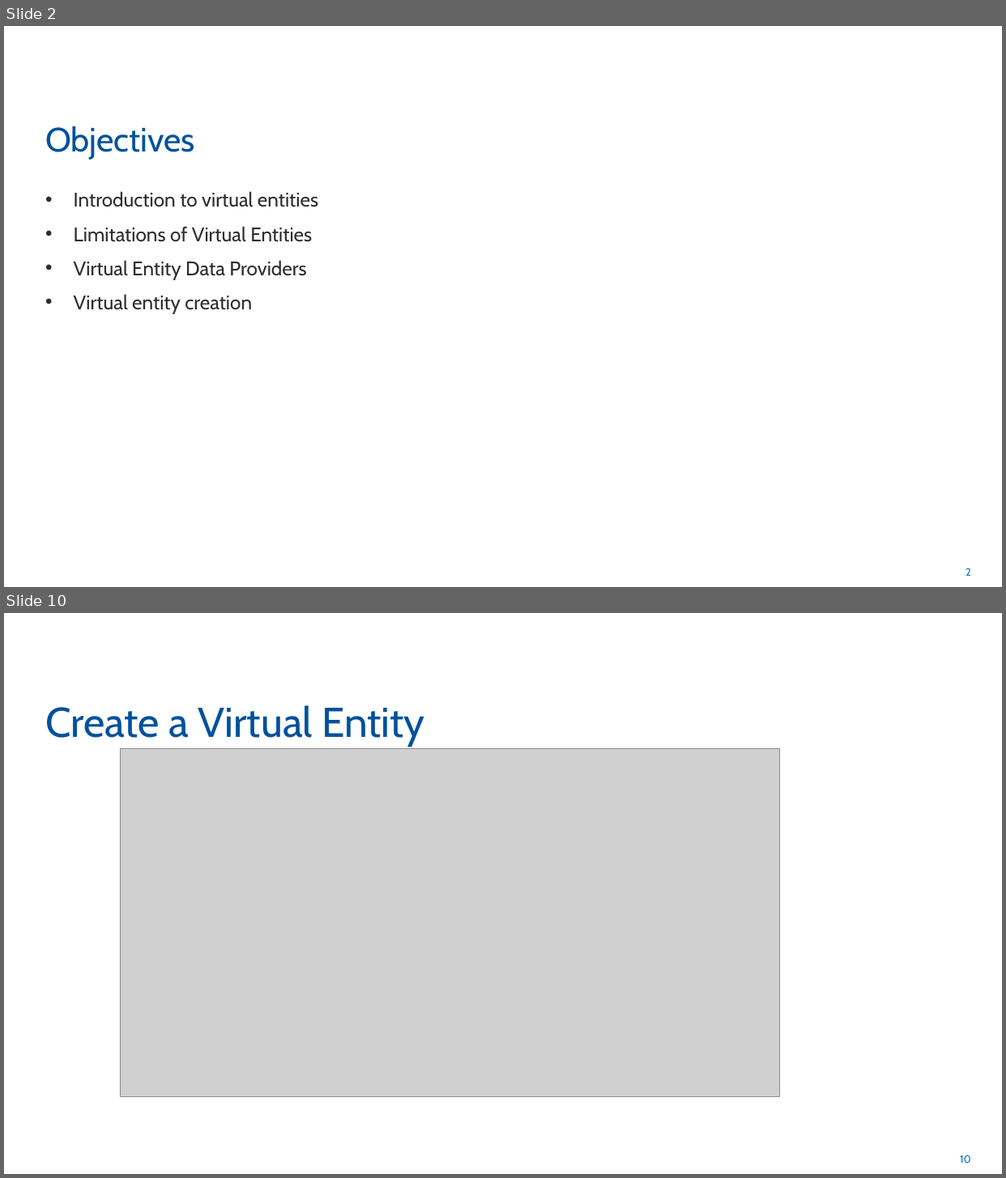
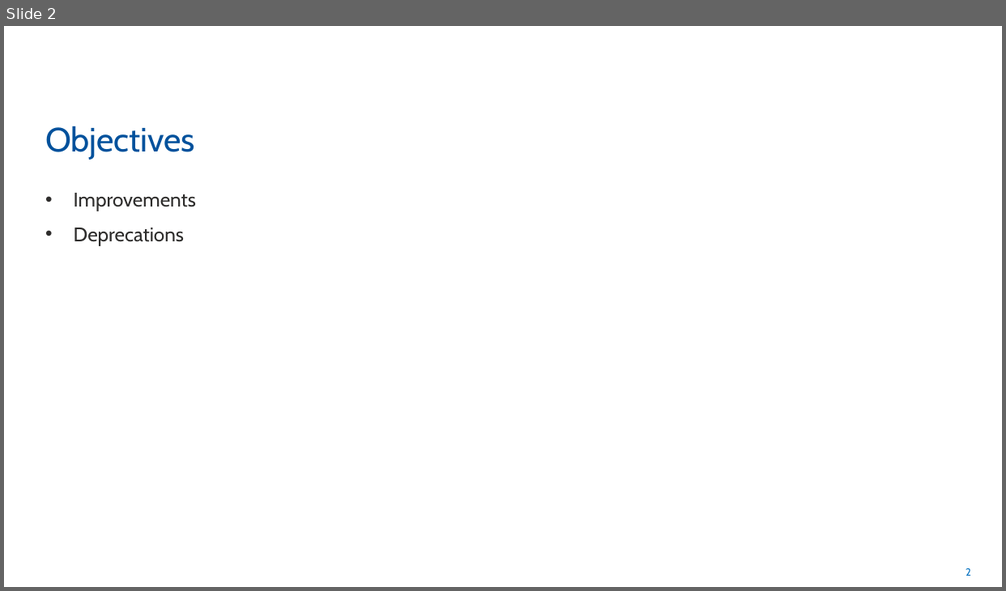
Before and after one commit to rogerhillgsy/CRMTraining, a slide deck: Documents/QA Powerpoints/Module 10.pptx. Shown one above the other, each under a label of ours: slides 2 and 10 before the commit, slide 2 after it; the slides between them are not shown. The pictures are 1006x1178 and 1006x591 pixels, drawn with LibreOffice and Linux fonts; fonts in the diff are those of the drawing; grey boxes stand for pictures. Boxes give left, top, right and bottom in pixels: in the first picture for what was removed or moved away, otherwise in the second. Text is boxed around its words. In the diff, an @@ line names an element or a change of style, - is before the commit and + after.

```diff
--- a/Documents/QA Powerpoints/Module 10.pptx
+++ b/Documents/QA Powerpoints/Module 10.pptx
@@ slide 10 removed at (4,613,1002,1174), background #FFFFFF; not listed: 1 template element that a slide beside it also shows @@
@@ title removed at (45,705,425,746) @@
-Create a Virtual Entity
@@ picture removed at (120,749,780,1097) @@
@@ slide 2 changed as well @@
@@ text at (74,193,196,246): text changed @@
-• Introduction to virtual entities
-• Limitations of Virtual Entities
-• Virtual Entity Data Providers
-• Virtual entity creation
+• Improvements
+• Deprecations
```
Also in this commit, not shown: 4 other slides changed, 8 slides added, 9 other slides removed, 1 other file.
